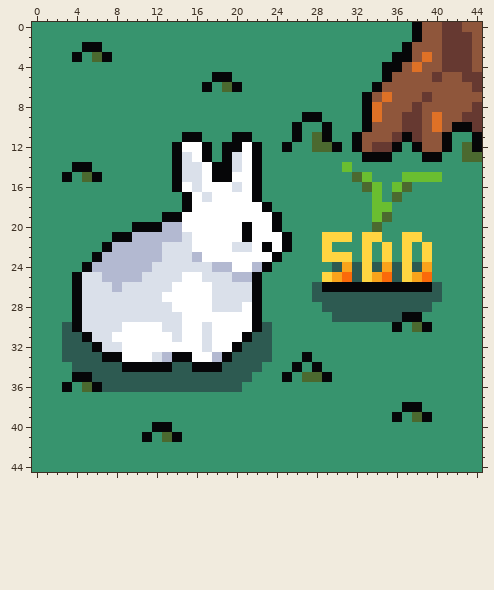
A pixel-art sprite gets an edit: Instagram/Rabbit500.png. That is the earlier state.
The file is 450x450 pixels, drawn in blocks of 10x10; one block is one cell here.
Now the later version:
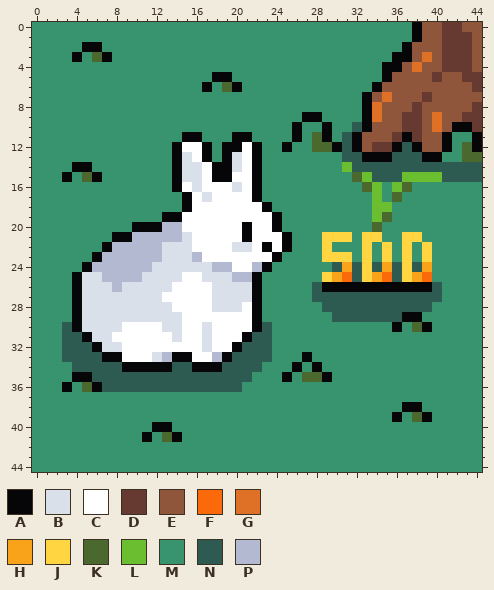
Palette (. is transparent): A #060608  B #dae0ea  C #ffffff  D #663931  E #8f563b  F #fa6a0a  G #df7126  H #f9a31b  J #ffd541  K #4b692f  L #6abe30  M #37946e  N #2d5a51  P #b3b9d1
Diff:
y 10: x 32 M -> N
y 11: x 31 M -> N
y 12: x 31 M -> N; x 37 M -> N
y 13: x 31..32 MM -> NN; x 36..38 MMM -> NNN
y 14: x 32..44 MMMMMMMMMMMMM -> NNNNNNNNNNNNN
y 15: x 34..36 MMM -> NNN; x 41..44 MMMM -> NNNN
Changed places in both pictures, as pixel boxes (x1, y1, x2, y2):
changed: (342, 122, 482, 182)
